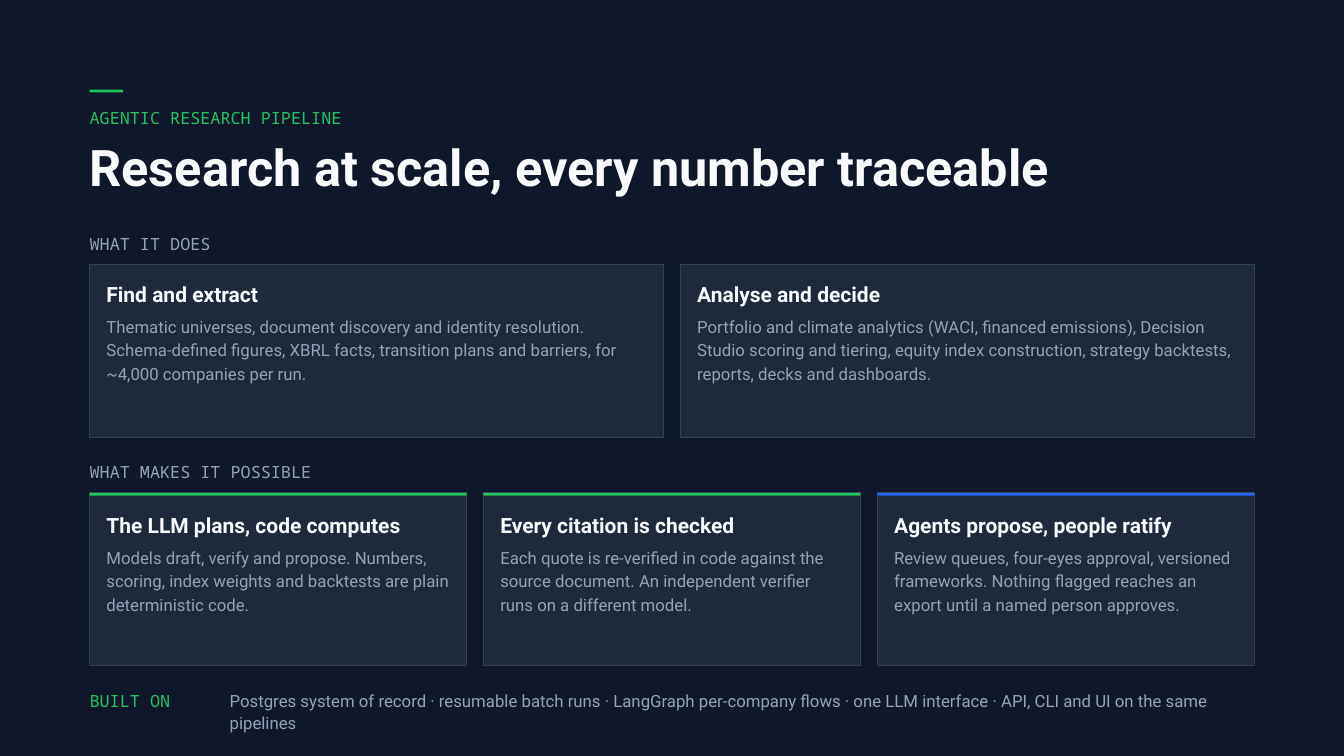
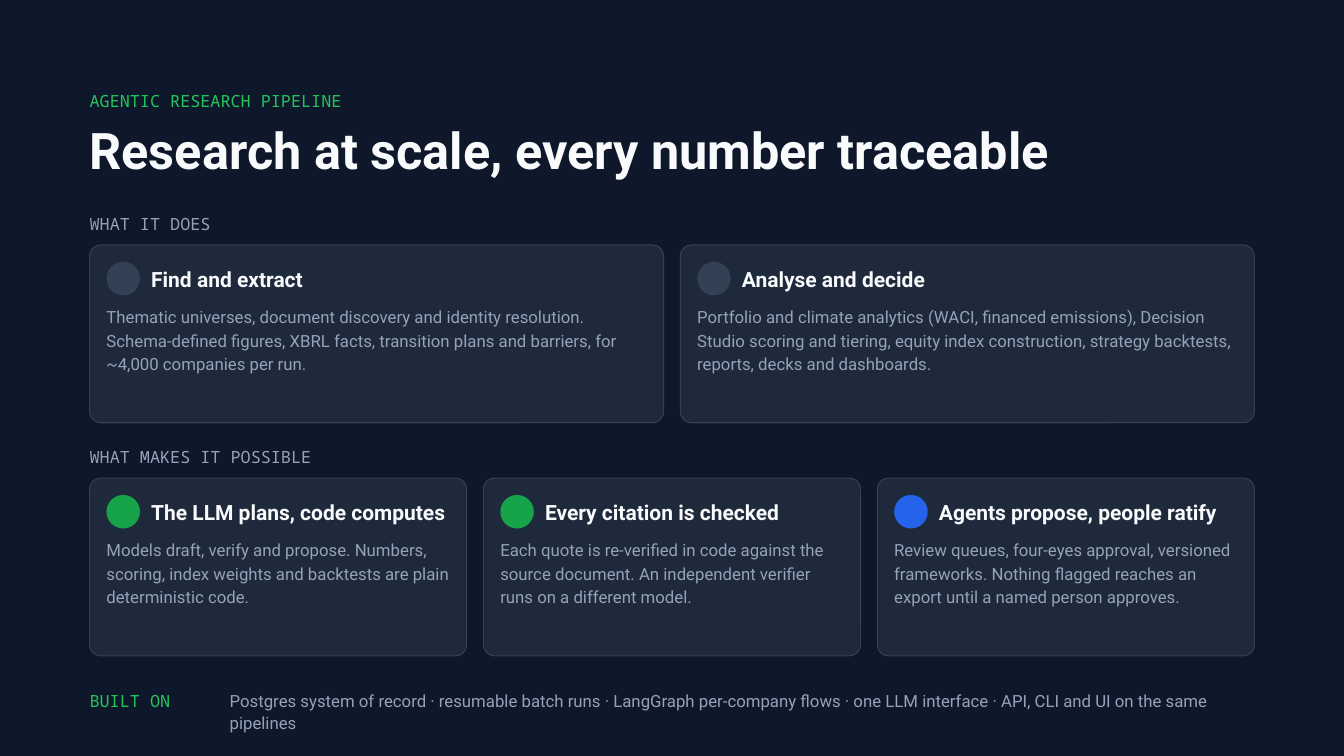
Before and after one commit to kutschersteffen-cmd/Agentic-Research-Pipeline, a slide deck: slide 1 of docs/decks/arp-functions-and-architecture.pptx. Drawn at 1344x756 pixels with LibreOffice and Linux fonts; fonts in the diff are those of the drawing; background and template pictures are left out. Boxes give left, top, right and bottom in pixels: in the first picture for what was removed or moved away, otherwise in the second. Text is boxed around its words. In the diff, an @@ line names an element or a change of style, - is before the commit and + after.

```diff
--- a/docs/decks/arp-functions-and-architecture.pptx
+++ b/docs/decks/arp-functions-and-architecture.pptx
@@ 3 texts: place and size @@
-3 texts at <box>90,112,1049,478</box>
+3 texts at <box>90,95,1049,463</box>
@@ rectangle removed at <box>90,90,123,93</box> @@
@@ 2 rounded rectangles, 1 text: place and size @@
-2 rounded rectangles, 1 text at <box>90,238,1254,438</box>
+2 rounded rectangles, 1 text at <box>90,218,1254,422</box>
@@ rectangle to rounded rectangle in 5 elements at <box>90,478,467,655</box>, <box>484,478,861,655</box>, <box>877,478,1254,655</box>, <box>681,245,1254,422</box>, <box>90,245,663,422</box> @@
@@ ellipse added at <box>107,262,140,295</box>, fill #334155 @@
@@ ellipse added at <box>698,262,731,295</box>, fill #334155 @@
@@ text at <box>106,286,258,302</box>: paragraph removed @@
-Find and extract
@@ text added at <box>151,271,303,287</box>, 15 pt, text #F8FAFC, bold @@
+Find and extract
@@ text at <box>697,286,880,307</box>: paragraph removed @@
-Analyse and decide
@@ text added at <box>742,271,925,292</box>, 15 pt, text #F8FAFC, bold @@
+Analyse and decide
@@ text "Thematic universes, document discovery and ...": place and size @@
-text "Thematic universes, document discovery and ..." at <box>106,286,616,384</box>
+text "Thematic universes, document discovery and ..." at <box>106,310,616,374</box>
@@ text "Portfolio and climate analytics (WACI, ...": place and size @@
-text "Portfolio and climate analytics (WACI, ..." at <box>697,286,1230,384</box>
+text "Portfolio and climate analytics (WACI, ..." at <box>697,310,1230,374</box>
@@ rounded rectangle: place and size @@
-rounded rectangle at <box>90,493,467,666</box>
+rounded rectangle at <box>90,478,467,655</box>
@@ rounded rectangle: place and size @@
-rounded rectangle at <box>484,493,861,666</box>
+rounded rectangle at <box>484,478,861,655</box>
@@ rounded rectangle: place and size @@
-rounded rectangle at <box>877,493,1254,666</box>
+rounded rectangle at <box>877,478,1254,655</box>
@@ rectangle removed at <box>90,493,467,496</box> @@
@@ ellipse added at <box>107,495,140,528</box>, fill #16A34A @@
@@ text added at <box>151,504,445,525</box>, 15 pt, text #F8FAFC, bold @@
+The LLM plans, code computes
@@ rectangle removed at <box>484,493,861,496</box> @@
@@ ellipse added at <box>500,495,533,528</box>, fill #16A34A @@
@@ text added at <box>545,504,779,525</box>, 15 pt, text #F8FAFC, bold @@
+Every citation is checked
@@ rectangle removed at <box>877,493,1254,496</box> @@
@@ ellipse added at <box>894,495,928,528</box>, fill #2563EB @@
@@ text added at <box>939,504,1216,525</box>, 15 pt, text #F8FAFC, bold @@
+Agents propose, people ratify
@@ text at <box>106,517,401,538</box>: paragraph removed @@
-The LLM plans, code computes
@@ text "Models draft, verify and propose. ...": place and size @@
-text "Models draft, verify and propose. ..." at <box>106,517,449,611</box>
+text "Models draft, verify and propose. ..." at <box>106,543,449,603</box>
@@ text at <box>500,517,734,538</box>: paragraph removed @@
-Every citation is checked
@@ text "Each quote is re-verified in ...": place and size @@
-text "Each quote is re-verified in ..." at <box>500,517,824,611</box>
+text "Each quote is re-verified in ..." at <box>500,543,824,603</box>
@@ text at <box>894,517,1171,538</box>: paragraph removed @@
-Agents propose, people ratify
@@ text "Review queues, four-eyes approval, versioned ...": place and size @@
-text "Review queues, four-eyes approval, versioned ..." at <box>894,517,1231,615</box>
+text "Review queues, four-eyes approval, versioned ..." at <box>894,543,1231,607</box>
```
Also in this commit, not shown: 23 other slides changed.
